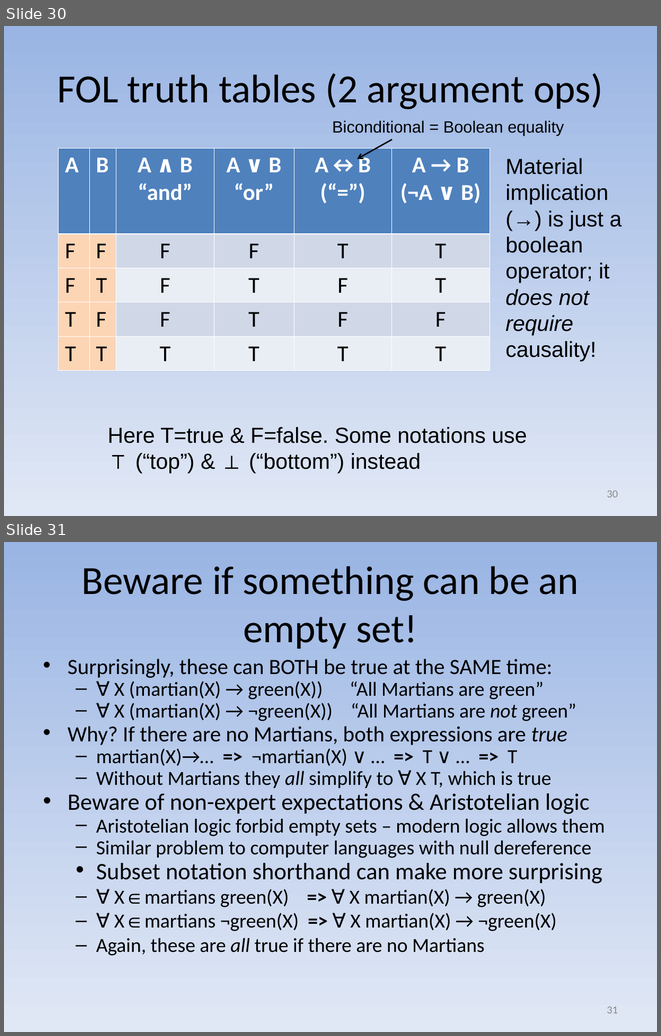
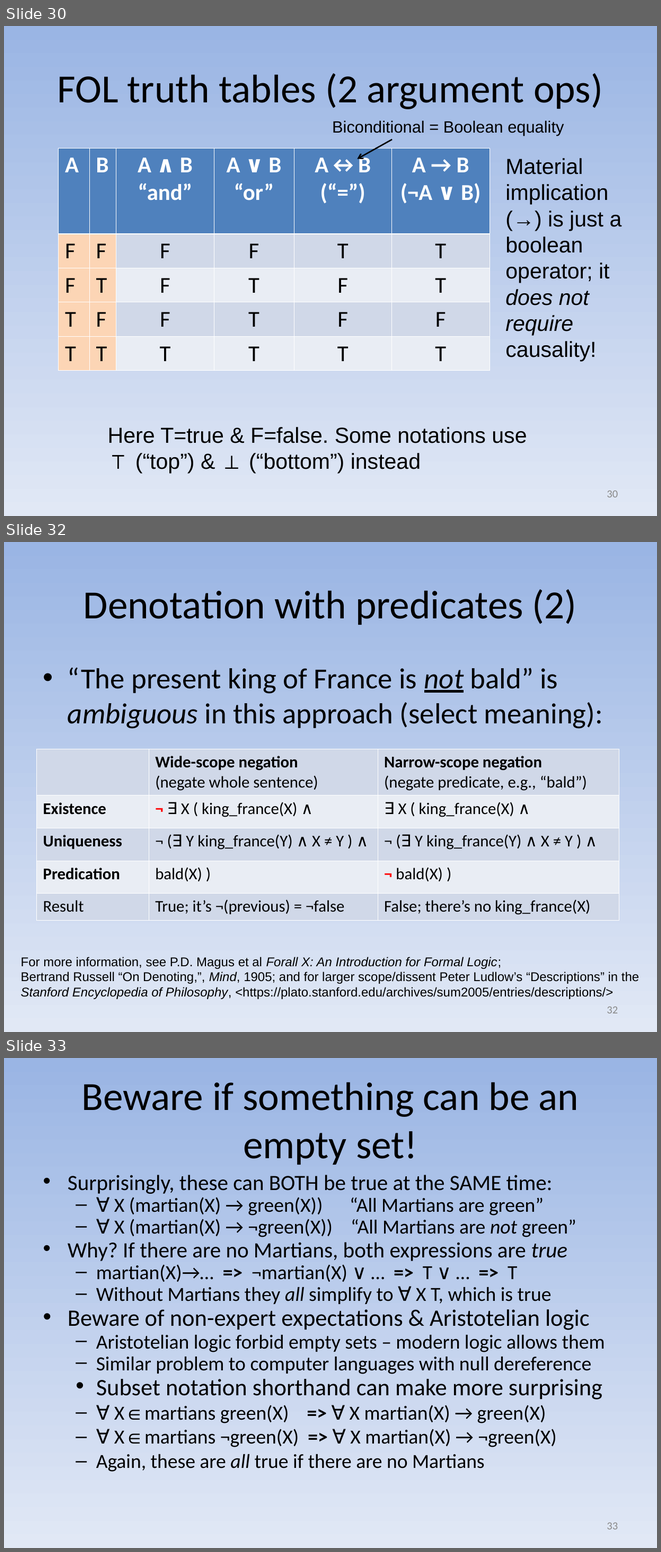
Before and after one commit to david-a-wheeler/david-a-wheeler.github.io, a slide deck: secure-class/presentations/Secure-Software-10-Formal-Methods.ppt. Shown one above the other, each under a label of ours: slides 30 and 31 before the commit, slides 30, 32 and 33 after it; the slides between them are not shown. The pictures are 661x1036 and 661x1552 pixels, drawn with LibreOffice and Linux fonts; fonts in the diff are those of the drawing. Boxes give left, top, right and bottom in pixels: in the first picture for what was removed or moved away, otherwise in the second. Text is boxed around its words. In the diff, an @@ line names an element or a change of style, - is before the commit and + after.

Commit message:
Formal methods: Add Russell's interpretation of descriptors

```diff
--- a/secure-class/presentations/Secure-Software-10-Formal-Methods.ppt
+++ b/secure-class/presentations/Secure-Software-10-Formal-Methods.ppt
@@ slide 32 added at [4, 542, 657, 1032], background gradient #9AB5E4 to #E1E8F5 @@
@@ title added at [84, 589, 577, 625], 44 pt, text #000000 @@
+Denotation with predicates (2)
@@ text added at [68, 667, 603, 729], 32 pt, text #000000 @@
+• “The present king of France is not bald” is ambiguous in this approach (select meaning):
@@ table added at [37, 749, 619, 920], 5 rows, 3 columns @@
+ | Wide-scope negation / (negate whole sentence) | Narrow-scope negation / (negate predicate, e.g., “bald”)
+Existence | ¬ ∃ X ( king_france(X) ∧ | ∃ X ( king_france(X) ∧
+Uniqueness | ¬ (∃ Y king_france(Y) ∧ X ≠ Y ) ∧ | ¬ (∃ Y king_france(Y) ∧ X ≠ Y ) ∧
+Predication | bald(X) ) | ¬ bald(X) )
+Result | True; it’s ¬(previous) = ¬false | False; there’s no king_france(X)
@@ text added at [21, 956, 639, 999], 14 pt, text #000000 @@
+For more information, see P.D. Magus et al Forall X: An Introduction for Formal Logic;
+Bertrand Russell “On Denoting,”, Mind, 1905; and for larger scope/dissent Peter Ludlow’s “Descriptions” in the
+Stanford Encyclopedia of Philosophy, <https://plato.stanford.edu/archives/sum2005/entries/descriptions/>
@@ page number added at [607, 1006, 618, 1013], 12 pt, text #898989 @@
+32
@@ what was slide 31 is now slide 33 @@
@@ page number at [607, 1522, 618, 1529]: text changed @@
-31
+33
```
Also in this commit, not shown: 6 slides changed, 1 other slide added.
